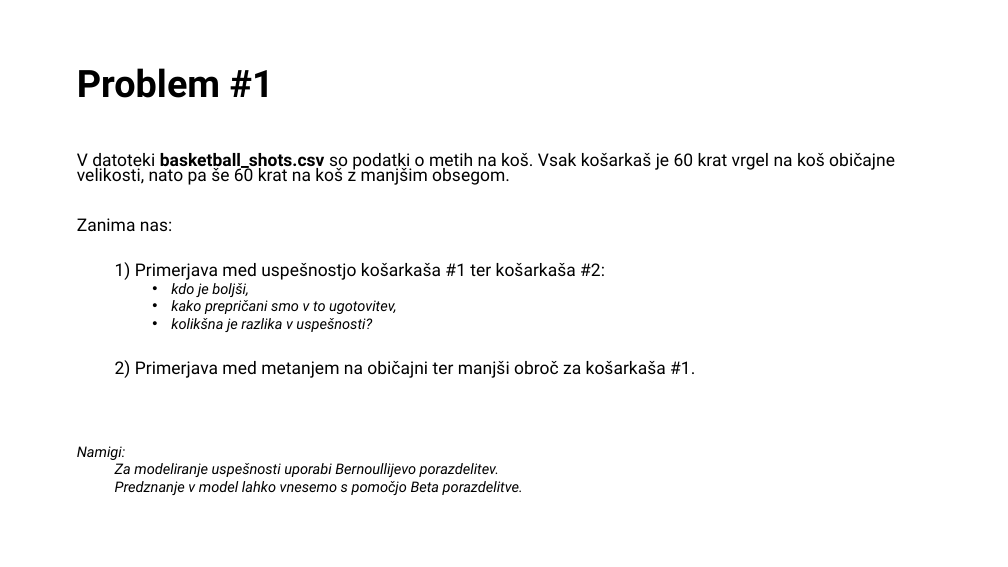
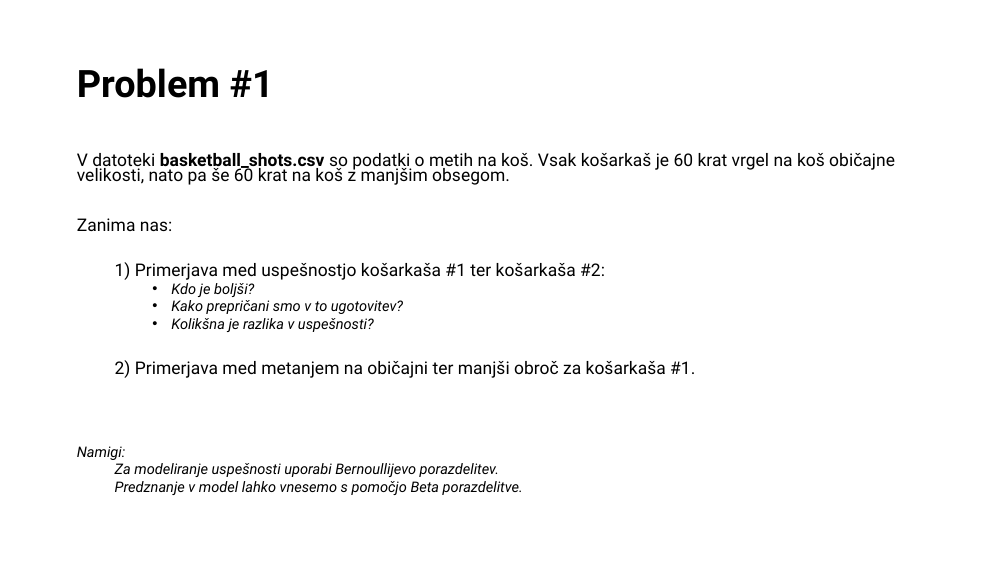
Before and after one commit to bstatcomp/Stan-Intro-Workshop, a slide deck: slide 43 of slides/prezentacija.pptx. Drawn at 1008x567 pixels with LibreOffice and Linux fonts; fonts in the diff are those of the drawing. Boxes give left, top, right and bottom in pixels: in the first picture for what was removed or moved away, otherwise in the second. Text is boxed around its words. In the diff, an @@ line names an element or a change of style, - is before the commit and + after.

```diff
--- a/slides/prezentacija.pptx
+++ b/slides/prezentacija.pptx
@@ text at <box>171,283,403,332</box>: text changed @@
-    • kdo je boljši,
-    • kako prepričani smo v to ugotovitev,
-    • kolikšna je razlika v uspešnosti?
+    • Kdo je boljši?
+    • Kako prepričani smo v to ugotovitev?
+    • Kolikšna je razlika v uspešnosti?
```
Also in this commit, not shown: 12 other slides changed, 16 other files.
